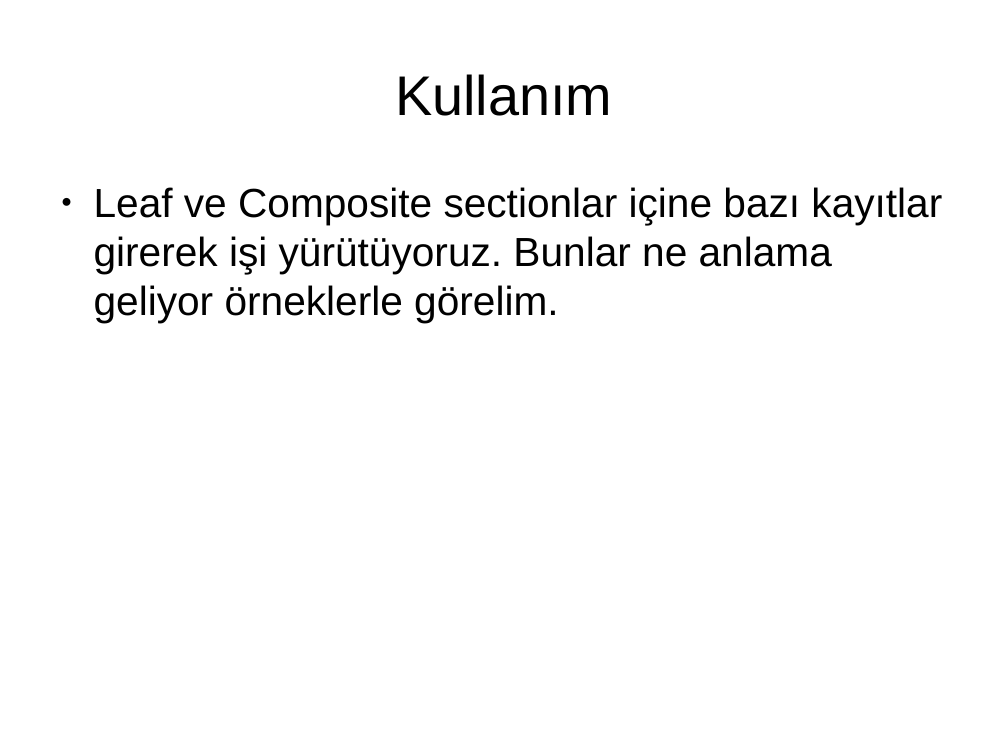
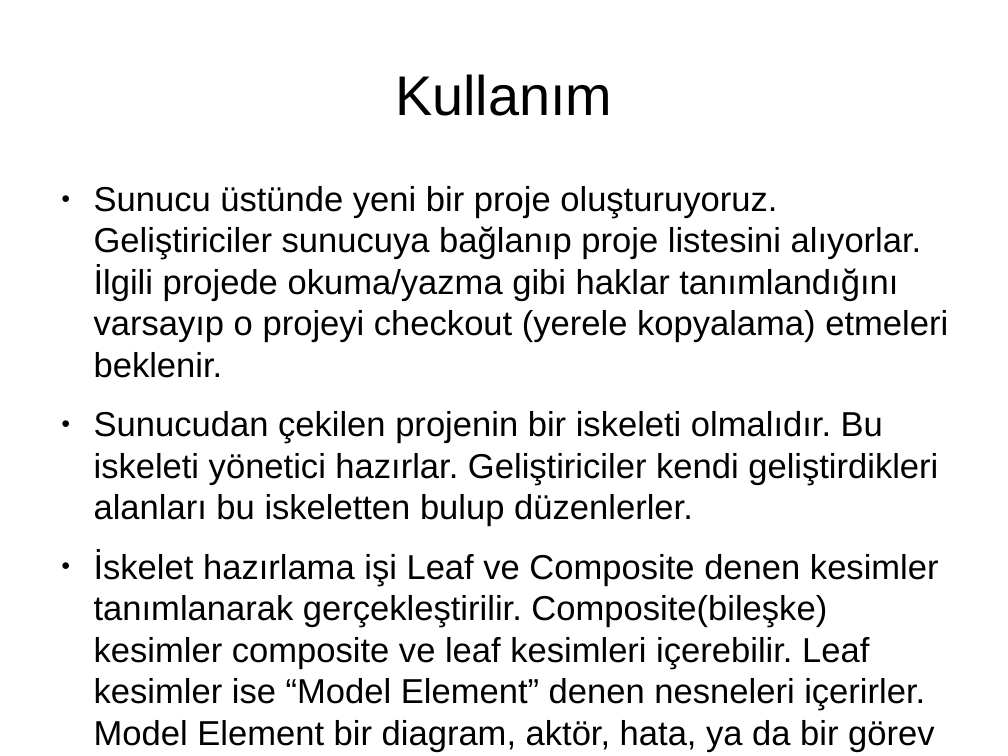
Before and after one commit to pars-linux/uludag, a slide deck: slide 10 of playground/mehmet/unicase2.odp (slide 13 before the commit). Drawn at 1008x756 pixels with LibreOffice and Linux fonts; fonts in the diff are those of the drawing. Boxes give left, top, right and bottom in pixels: in the first picture for what was removed or moved away, otherwise in the second. Text is boxed around its words. In the diff, an @@ line names an element or a change of style, - is before the commit and + after.

```diff
--- a/playground/mehmet/unicase2.odp
+++ b/playground/mehmet/unicase2.odp
@@ text at bbox=[94, 186, 948, 752]: text changed; size 32 to 27.2 pt @@
-● Leaf ve Composite sectionlar içine bazı kayıtlar girerek işi yürütüyoruz. Bunlar ne anlama geliyor örneklerle görelim.
+● Sunucu üstünde yeni bir proje oluşturuyoruz. Geliştiriciler sunucuya bağlanıp proje listesini alıyorlar. İlgili projede okuma/yazma gibi haklar tanımlandığını varsayıp o projeyi checkout (yerele kopyalama) etmeleri beklenir.
+● Sunucudan çekilen projenin bir iskeleti olmalıdır. Bu iskeleti yönetici hazırlar. Geliştiriciler kendi geliştirdikleri alanları bu iskeletten bulup düzenlerler.
+● İskelet hazırlama işi Leaf ve Composite denen kesimler tanımlanarak gerçekleştirilir. Composite(bileşke) kesimler composite ve leaf kesimleri içerebilir. Leaf kesimler ise “Model Element” denen nesneleri içerirler. Model Element bir diagram, aktör, hata, ya da bir görev tanımı olabilir. Bunlar ne anlama geliyor örneklerle görelim.
```
Also in this commit, not shown: 7 other slides changed, 6 slides added, 7 slides removed, 1 other file.
